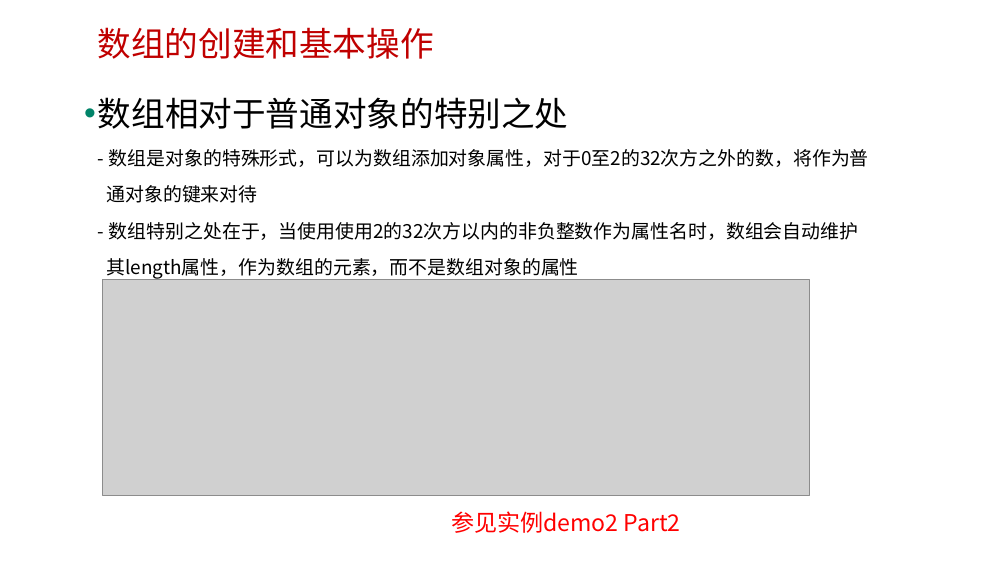
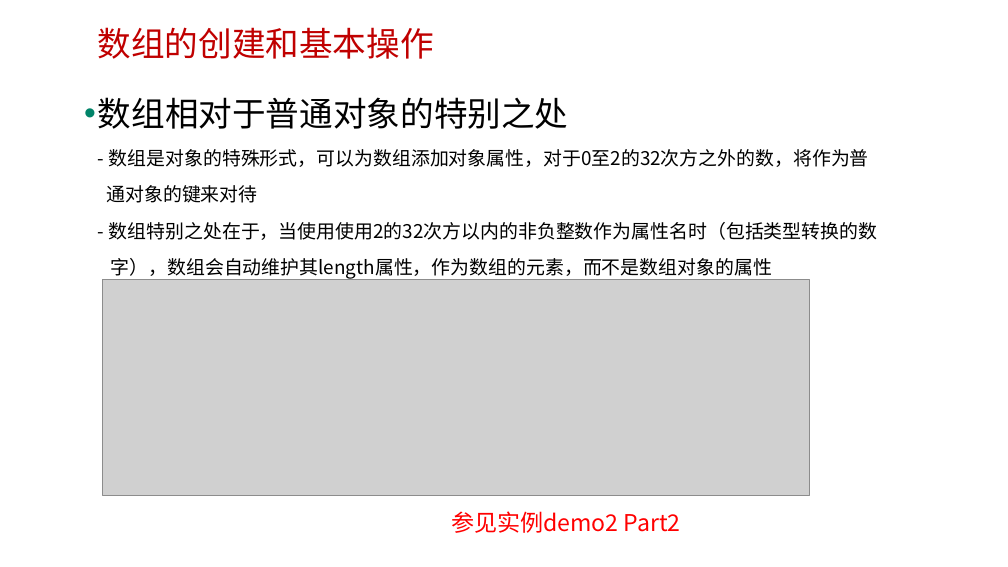
Before and after one commit to edu2act/course-javascript-advanced, a slide deck: slide 6 of 课程PPT/09.JavaScript标准内置对象-构造器（Array、Date、Error等）.pptx. Drawn at 1008x567 pixels with LibreOffice and Linux fonts; fonts in the diff are those of the drawing; grey boxes stand for pictures; background and template pictures are left out. Boxes give left, top, right and bottom in pixels: in the first picture for what was removed or moved away, otherwise in the second. Text is boxed around its words. In the diff, an @@ line names an element or a change of style, - is before the commit and + after.

```diff
--- a/课程PPT/09.JavaScript标准内置对象-构造器（Array、Date、Error等）.pptx
+++ b/课程PPT/09.JavaScript标准内置对象-构造器（Array、Date、Error等）.pptx
@@ text at (98, 97, 878, 279): text changed @@
-• 数组相对于普通对象的特别之处
-  - 数组是对象的特殊形式，可以为数组添加对象属性，对于0至2的32次方之外的数，将作为普
-  通对象的键来对待
-  - 数组特别之处在于，当使用使用2的32次方以内的非负整数作为属性名时，数组会自动维护
-  其length属性，作为数组的元素，而不是数组对象的属性
+• 数组相对于普通对象的特别之处
+  - 数组是对象的特殊形式，可以为数组添加对象属性，对于0至2的32次方之外的数，将作为普
+  通对象的键来对待
+  - 数组特别之处在于，当使用使用2的32次方以内的非负整数作为属性名时（包括类型转换的数
+  字），数组会自动维护其length属性，作为数组的元素，而不是数组对象的属性
```
Also in this commit, not shown: 6 other slides changed, 7 other files.
